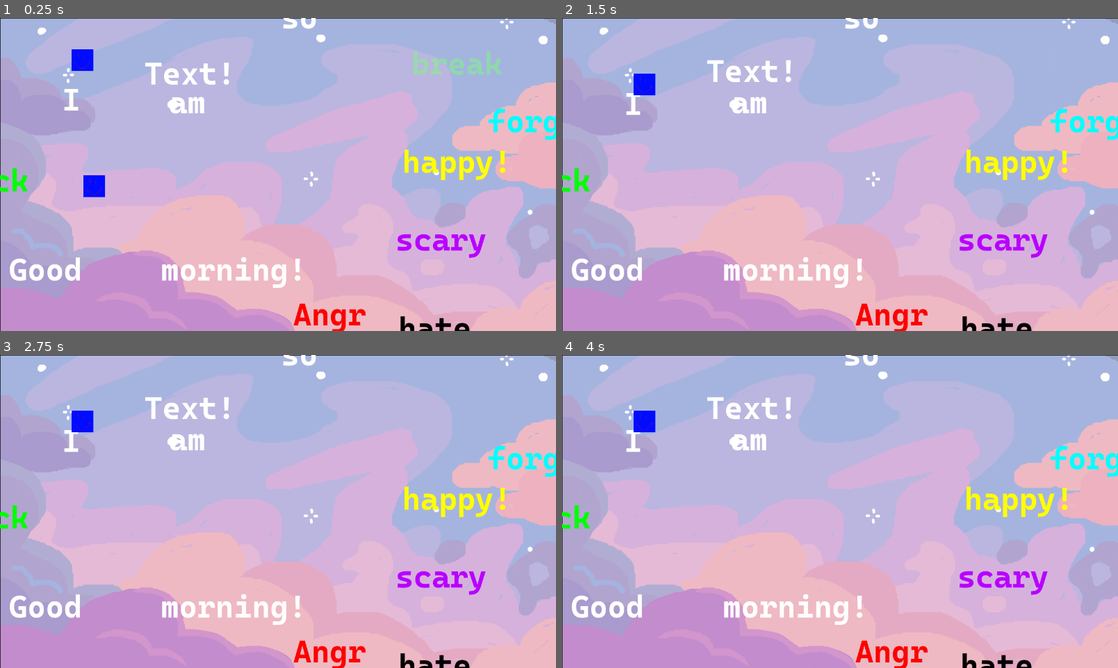
Above: before the commit, frames 1-4 (two rows, left to right).
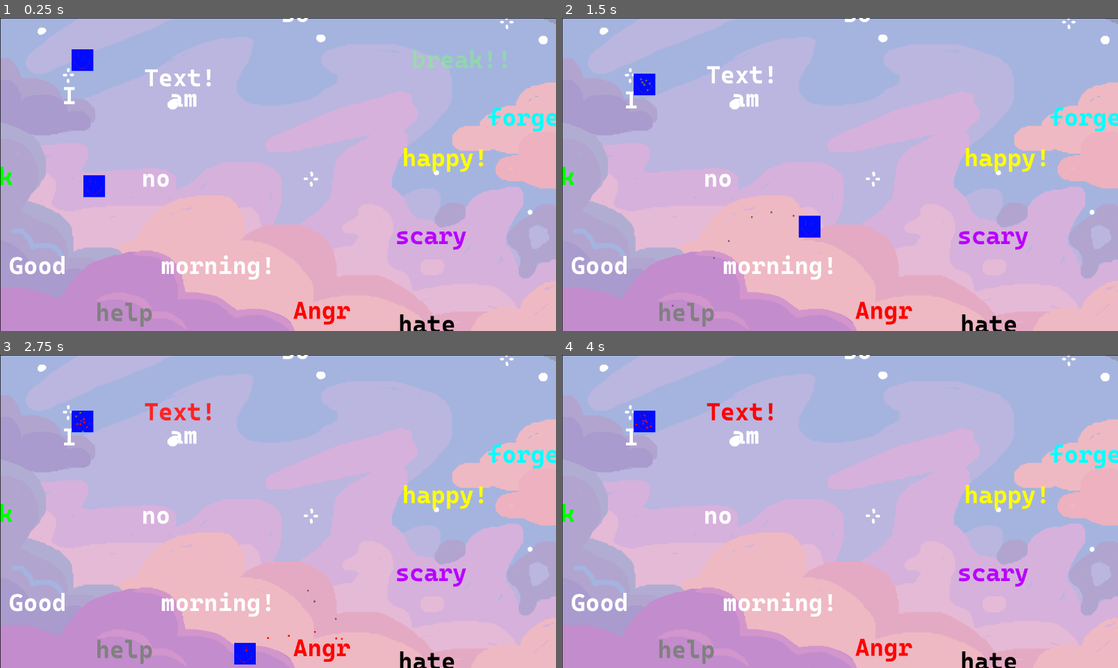
Above: after the commit, the same moments.

Repository: NitroGuy10/Chillennium2023
Game: Godot game, scene res://assets/Objects/Game.tscn
Two runs of this game, one before a commit and one after it. Both use one fixed random seed, a clock stepped at 60 frames per second and the inputs below.
Inputs:
- Up to frame 1 (0.25 s): no input
- Up to frame 2 (1.5 s): hold Right (ui_right) from 0.53 s (still down); tap Shift (dash) at 0.6, 1.35 s; tap Up (ui_up) at 0.77 s
- Up to frame 3 (2.75 s): tap Up (ui_up) at 1.52 s; release Right (ui_right) at 2.03 s; hold Left (ui_left) from 2.03 s (still down); tap Shift (dash) at 2.1 s
- Up to frame 4 (4 s): release Left (ui_left) at 2.78 s; hold Right (ui_right) from 2.78 s (still down); tap Shift (dash) at 2.85, 3.6 s; tap Up (ui_up) at 3.02, 3.77 s

The runs differ from the first frame. In frame 1, 6.2% of the frame differs, in the area x 0-100%, y 0-100%; in frame 2, 6.0%; in frame 3, 6.1%; in frame 4, 5.8%.

Commit message:
Distress

Diff:
--- a/assets/Levels/Test_Level.tscn
+++ b/assets/Levels/Test_Level.tscn
@@ -6,12 +6,18 @@
 [ext_resource path="res://assets/Objects/WordPlatformInteractable.tscn" type="PackedScene" id=4]
 [ext_resource path="res://assets/Objects/WordPlatformBreak.tscn" type="PackedScene" id=5]
 [ext_resource path="res://assets/Levels/LevelController.gd" type="Script" id=6]
+[ext_resource path="res://assets/Objects/DistressPlatform.tscn" type="PackedScene" id=7]
+
+[sub_resource type="Curve2D" id=1]
+_data = {
+"points": PoolVector2Array( 0, 0, 0, 0, 128, -1, 0, 0, 0, 0, 229, 0, 0, 0, 0, 0, 297, -83, 0, 0, 0, 0, 395, 153, 0, 0, 0, 0, 602, 49 )
+}
 
 [node name="Test_Level" type="Node2D"]
 script = ExtResource( 6 )
 
 [node name="Background" parent="." instance=ExtResource( 3 )]
-frame = 18
+frame = 3
 
 [node name="WordPlatformInteractable" parent="." instance=ExtResource( 4 )]
 position = Vector2( 147, 186 )
@@ -29,7 +35,7 @@
 
 [node name="WordPlatformBreak" parent="." instance=ExtResource( 5 )]
 position = Vector2( 951, 103 )
-textString = "break"
+textString = "break!!"
 
 [node name="PushableWord" parent="." instance=ExtResource( 2 )]
 position = Vector2( 336, 32 )
@@ -90,3 +96,27 @@
 textString = "forget"
 enableEmotion = true
 impartGuilt = true
+
+[node name="WordPlatformInteractable13" parent="." instance=ExtResource( 4 )]
+position = Vector2( 224, 685 )
+textString = "help"
+enableEmotion = true
+impartDistress = true
+
+[node name="DistressPlatform" parent="." instance=ExtResource( 7 )]
+position = Vector2( 304, 397 )
+__meta__ = {
+"_edit_group_": true
+}
+textString = "no"
+
+[node name="Path2D" parent="DistressPlatform" index="0"]
+position = Vector2( -101, -18 )
+curve = SubResource( 1 )
+
+[node name="PathFollow2D" parent="DistressPlatform/Path2D" index="0"]
+position = Vector2( 128, -1 )
+
+[editable path="DistressPlatform"]
+[editable path="DistressPlatform/Path2D/PathFollow2D/WordPlatformInteractable"]
+[editable path="DistressPlatform/Path2D/PathFollow2D/WordPlatformInteractable/WordPlatformText"]
--- a/assets/Objects/Background.tscn
+++ b/assets/Objects/Background.tscn
@@ -41,6 +41,6 @@
 position = Vector2( 640.111, 360.25 )
 scale = Vector2( 0.666204, 0.666204 )
 frames = SubResource( 1 )
-frame = 19
+frame = 21
 playing = true
 script = ExtResource( 28 )
--- /dev/null
+++ b/assets/Objects/DistressPlatform.gd
@@ -0,0 +1,52 @@
+extends Node2D
+onready var player_vars = get_node("/root/PlayerVariables")
+
+export var textString = "Text!"
+export var loop = false
+
+var richTextLabel
+var wordPlatformInteractable
+var shakingFrame = false
+var shakingFlipflop = false
+
+
+
+# Declare member variables here. Examples:
+# var a = 2
+# var b = "text"
+
+
+# Called when the node enters the scene tree for the first time.
+func _ready():
+	wordPlatformInteractable = $Path2D/PathFollow2D/WordPlatformInteractable
+	richTextLabel = wordPlatformInteractable.get_node("WordPlatformText/RichTextLabel")
+
+	wordPlatformInteractable.textString = textString
+	wordPlatformInteractable.get_node("CollisionStuff/Area2D").set_text_collision()
+
+	$Path2D/PathFollow2D.loop = loop
+
+
+
+# Called every frame. 'delta' is the elapsed time since the previous frame.
+func _process(delta):
+	if wordPlatformInteractable.get_node("CollisionStuff/Area2D").pressed:
+		richTextLabel.set("custom_colors/default_color", lerp(richTextLabel.get("custom_colors/default_color"), Color(0.3, 0.3, 0.3), 0.05))
+		if player_vars.currentEmotion == "distress":
+			if shakingFrame:
+				if shakingFlipflop:
+					wordPlatformInteractable.get_node("WordPlatformText").position.x += rand_range(-5, 5)
+					wordPlatformInteractable.get_node("WordPlatformText").position.y += rand_range(-5, 5)
+				else:
+					wordPlatformInteractable.get_node("WordPlatformText").position.x = 0
+					wordPlatformInteractable.get_node("WordPlatformText").position.y = -10
+				shakingFlipflop = !shakingFlipflop
+			shakingFrame = !shakingFrame
+	else:
+		richTextLabel.set("custom_colors/default_color", lerp(richTextLabel.get("custom_colors/default_color"), Color(1, 1, 1), 0.05))
+
+func _physics_process(delta):
+	if wordPlatformInteractable.get_node("CollisionStuff/Area2D").pressed and player_vars.currentEmotion == "distress":
+		$Path2D/PathFollow2D.offset += (100 * delta)
+	else:
+		$Path2D/PathFollow2D.offset -= (100 * delta)
--- /dev/null
+++ b/assets/Objects/DistressPlatform.tscn
@@ -0,0 +1,32 @@
+[gd_scene load_steps=4 format=2]
+
+[ext_resource path="res://assets/Objects/WordPlatformInteractable.tscn" type="PackedScene" id=1]
+[ext_resource path="res://assets/Objects/DistressPlatform.gd" type="Script" id=2]
+
+[sub_resource type="Curve2D" id=1]
+_data = {
+"points": PoolVector2Array( 0, 0, 0, 0, 72, 1, 0, 0, 0, 0, 376, 0 )
+}
+
+[node name="DistressPlatform" type="Node2D"]
+script = ExtResource( 2 )
+
+[node name="Path2D" type="Path2D" parent="."]
+position = Vector2( -71, 1 )
+curve = SubResource( 1 )
+
+[node name="PathFollow2D" type="PathFollow2D" parent="Path2D"]
+position = Vector2( 72, 1 )
+rotation = -0.00328947
+rotate = false
+loop = false
+
+[node name="WordPlatformInteractable" parent="Path2D/PathFollow2D" instance=ExtResource( 1 )]
+position = Vector2( -0.993416, -2.00328 )
+rotation = 0.00328947
+
+[node name="RichTextLabel" parent="Path2D/PathFollow2D/WordPlatformInteractable/WordPlatformText" index="0"]
+text = "move"
+
+[editable path="Path2D/PathFollow2D/WordPlatformInteractable"]
+[editable path="Path2D/PathFollow2D/WordPlatformInteractable/WordPlatformText"]
--- a/assets/Objects/Player.tscn
+++ b/assets/Objects/Player.tscn
@@ -107,6 +107,19 @@
 scale_amount = 0.01
 color = Color( 0, 1, 1, 1 )
 
+[node name="DistressParticles" type="CPUParticles2D" parent="PlayerKinematicBody2D"]
+emitting = false
+local_coords = false
+texture = ExtResource( 4 )
+emission_shape = 2
+emission_rect_extents = Vector2( 20, 20 )
+direction = Vector2( 0, 0 )
+spread = 180.0
+gravity = Vector2( 0, 0 )
+initial_velocity = 88.0
+scale_amount = 0.01
+color = Color( 0.411765, 0.411765, 0.411765, 1 )
+
 [node name="CollisionShape2D" type="CollisionShape2D" parent="PlayerKinematicBody2D"]
 shape = SubResource( 2 )
 
--- a/assets/Objects/PlayerMovement.gd
+++ b/assets/Objects/PlayerMovement.gd
@@ -32,6 +32,7 @@
 	$DisgustParticles.emitting = player_vars.currentEmotion == "disgust"
 	$ContemptParticles.emitting = player_vars.currentEmotion == "contempt"
 	$GuiltParticles.emitting = player_vars.currentEmotion == "guilt"
+	$DistressParticles.emitting = player_vars.currentEmotion == "distress"
 	$DashParticles.emitting = player_vars.currentEmotion == "fear" and canDash
 
 
@@ -79,7 +80,7 @@
 			velocity.y = 0
 	else:
 		velocity.y += gravityscale * delta
-		if canDash and is_pressed_for_me("dash"):
+		if canDash and player_vars.currentEmotion == "fear" and is_pressed_for_me("dash"):
 			canDash = false
 			if is_pressed_for_me("ui_up"):
 				velocity.y = -dashvelocity
--- a/assets/Objects/WordPlatformBreak.gd
+++ b/assets/Objects/WordPlatformBreak.gd
@@ -24,7 +24,8 @@
 
 	$BreakTimer.wait_time = timeToBreak
 	$WordPlatformInteractable.textString = textString
-	richTextLabel.text = textString
+	$WordPlatformInteractable/CollisionStuff/Area2D.set_text_collision()
+
 
 
 # Called every frame. 'delta' is the elapsed time since the previous frame.
--- a/assets/Objects/WordPlatformInteractable.gd
+++ b/assets/Objects/WordPlatformInteractable.gd
@@ -13,6 +13,8 @@
 export var impartDisgust = false
 export var impartContempt = false
 export var impartGuilt = false
+export var impartDistress = false
+
 
 
 export var playSound = false
@@ -44,6 +46,8 @@
 		return "contempt"
 	elif impartGuilt:
 		return "guilt"
+	elif impartDistress:
+		return "distress"
 	assert(false)
 
 
--- a/assets/Objects/WordPlatformInteractableStaticBody2D.gd
+++ b/assets/Objects/WordPlatformInteractableStaticBody2D.gd
@@ -17,7 +17,8 @@
 	"anger": Color(1, 0, 0),
 	"disgust": Color(0, 1, 0),
 	"contempt": Color(0, 0, 0),
-	"guilt": Color(0, 1, 1)
+	"guilt": Color(0, 1, 1),
+	"distress": Color(0.5, 0.5, 0.5)
 }
 
 var pressed = false
@@ -42,6 +43,10 @@
 	richTextLabel = root.get_node("WordPlatformText/RichTextLabel")
 	richTextLabel.set("custom_colors/default_color", textColor)
 #	richTextLabel.add_color_override("font_color", textColor)
+	set_text_collision()
+
+
+func set_text_collision():
 	richTextLabel.text = root.textString
 	textBounds = richTextLabel.get_font("normal_font").get_string_size(richTextLabel.text) / 2
 	$CollisionShape2D.scale.x = textBounds.x
@@ -53,9 +58,6 @@
 	get_parent().get_node("StaticBody2D/CollisionShape2D").position.y = 15
 	get_parent().get_node("VisibleArea/CollisionShape2D").position.x = textBounds.x
 	get_parent().get_node("StaticBody2D/CollisionShape2D").position.y = 15
-
-
-
 
 # Called every frame. 'delta' is the elapsed time since the previous frame.
 func _process(delta):
--- a/assets/Objects/WordPlatformText.tscn
+++ b/assets/Objects/WordPlatformText.tscn
@@ -3,7 +3,7 @@
 [ext_resource path="res://assets/Fonts/CascadiaMono-Bold.ttf" type="DynamicFontData" id=1]
 
 [sub_resource type="DynamicFont" id=1]
-size = 72
+size = 56
 font_data = ExtResource( 1 )
 
 [node name="WordPlatformText" type="Node2D"]
Not shown: 1 places in assets/Levels/Test_Level.tscn that only renumber resources
